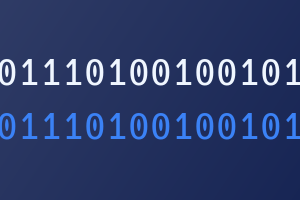
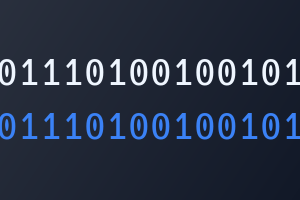
Layered file, before and after one edit (300x200). Changes by layer:
painted on "Background" over [0, 0, 300, 200]
